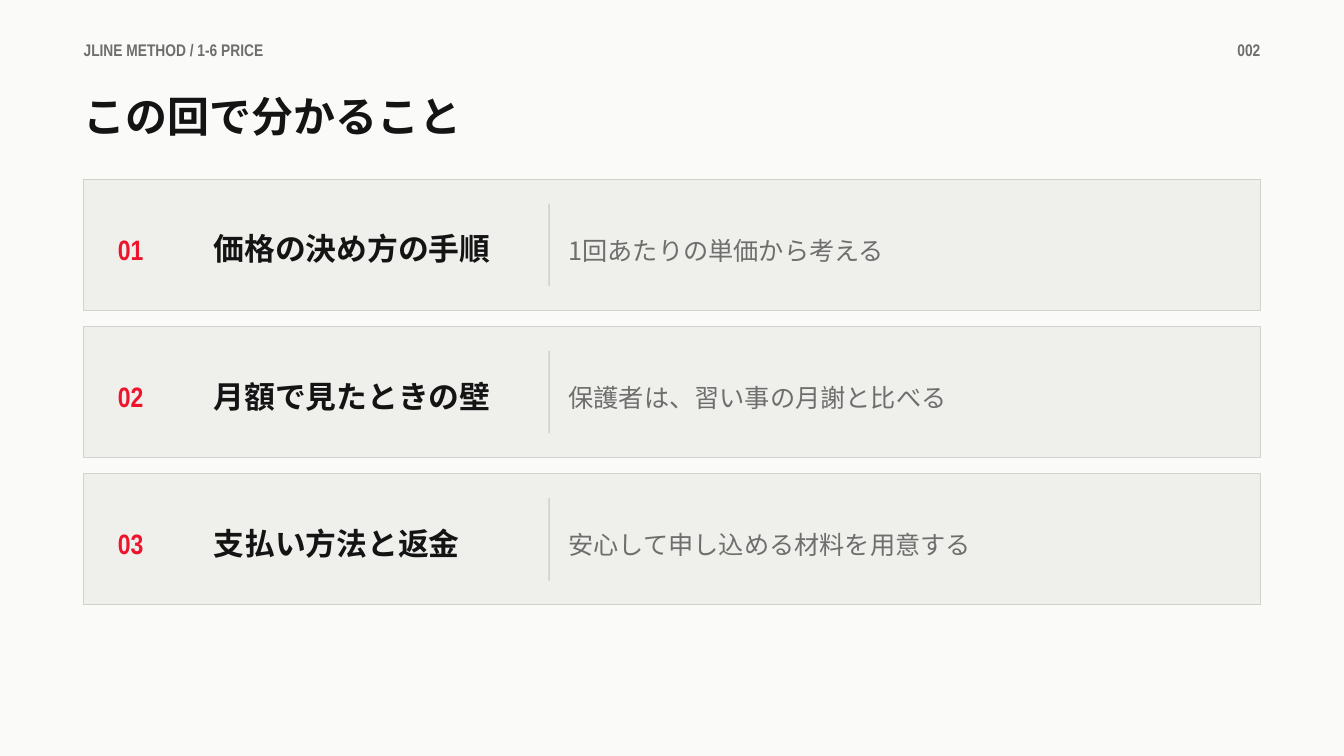
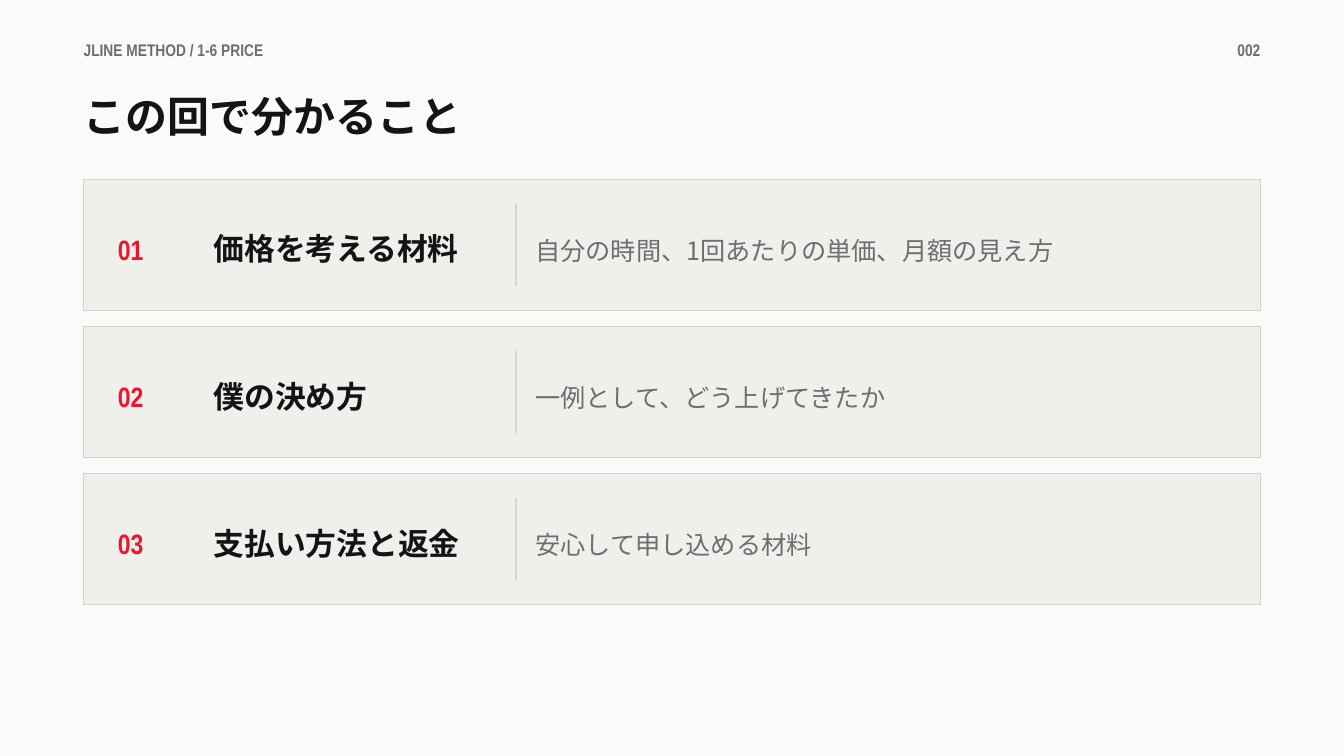
Before and after one commit to takafumisuzuki1117-sys/takafumi_suzuki, a slide deck: slide 2 of JLINEメソッド/教材/1章/1-6_価格の決め方.pptx. Drawn at 1344x756 pixels with LibreOffice and Linux fonts; fonts in the diff are those of the drawing. Boxes give left, top, right and bottom in pixels: in the first picture for what was removed or moved away, otherwise in the second. Text is boxed around its words. In the diff, an @@ line names an element or a change of style, - is before the commit and + after.

```diff
--- a/JLINEメソッド/教材/1章/1-6_価格の決め方.pptx
+++ b/JLINEメソッド/教材/1章/1-6_価格の決め方.pptx
@@ text at bbox=[214, 234, 459, 263]: text changed @@
-価格の決め方の手順
+価格を考える材料
@@ text at bbox=[535, 239, 1053, 262]: text changed @@
-1回あたりの単価から考える
+自分の時間、1回あたりの単価、月額の見え方
@@ 3 rectangles: place and size @@
-3 rectangles at bbox=[548, 204, 549, 581]
+3 rectangles at bbox=[515, 204, 516, 581]
@@ text at bbox=[214, 381, 368, 411]: text changed @@
-月額で見たときの壁
+僕の決め方
@@ text at bbox=[535, 386, 885, 409]: text changed @@
-保護者は、習い事の月謝と比べる
+一例として、どう上げてきたか
@@ text at bbox=[535, 533, 811, 556]: text changed @@
-安心して申し込める材料を用意する
+安心して申し込める材料
```
Also in this commit, not shown: 7 other slides changed, 27 other files.
